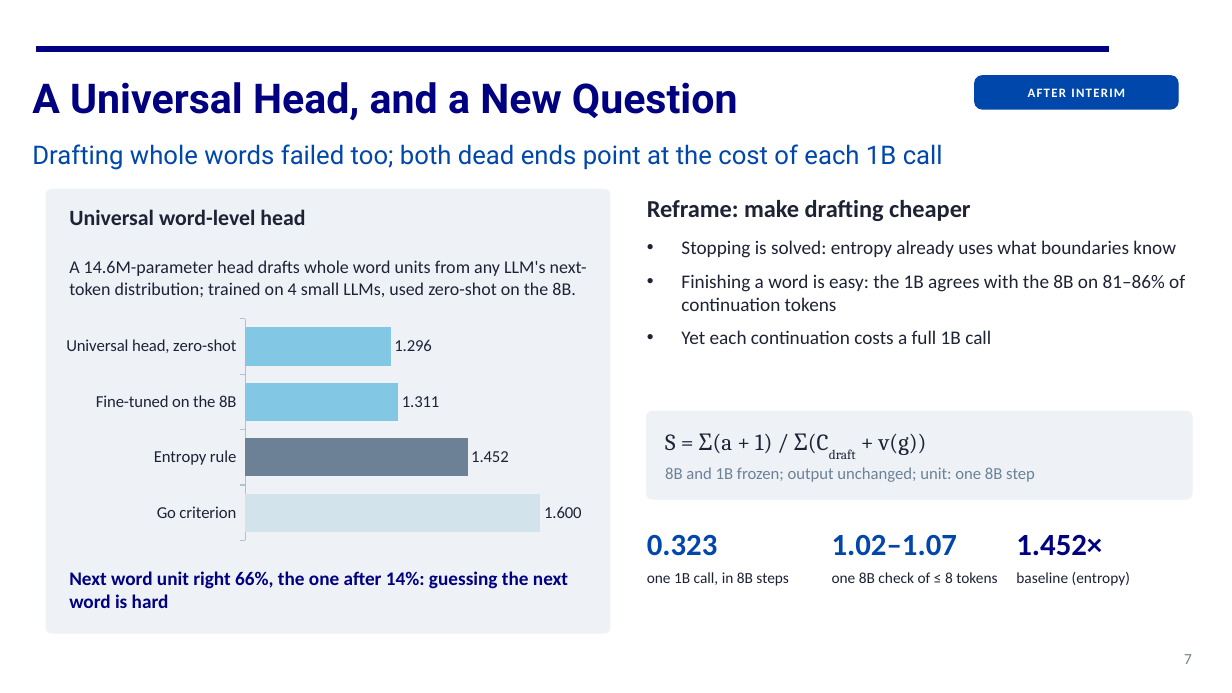
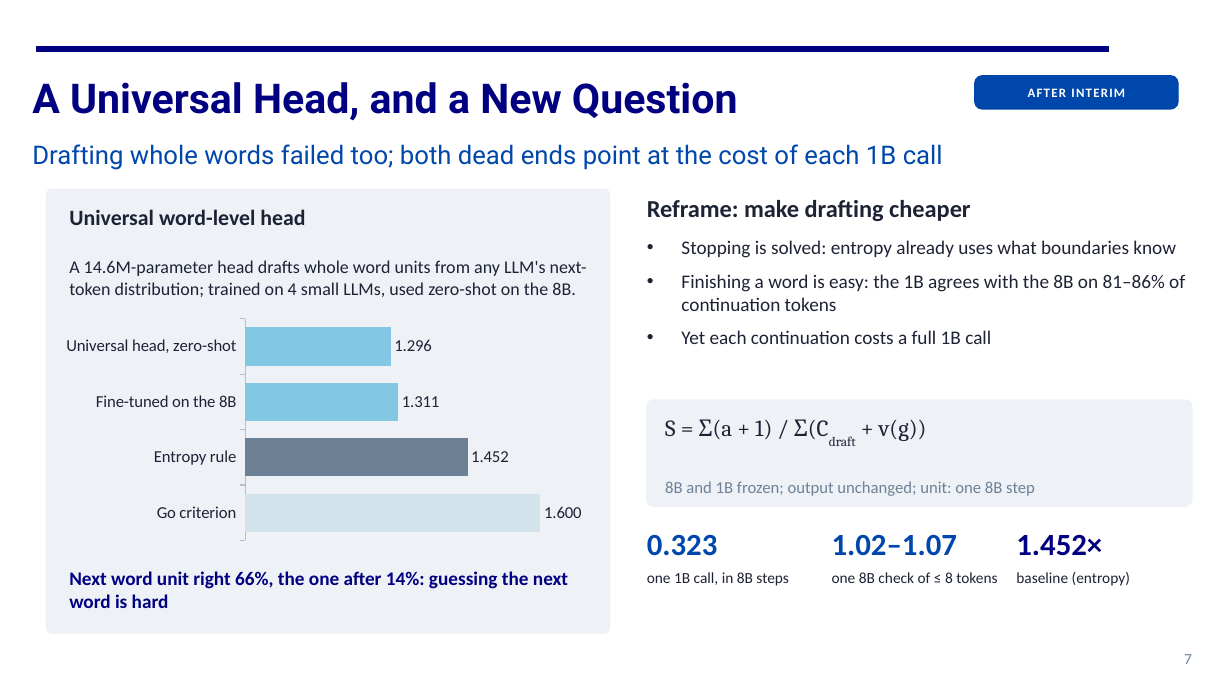
Before and after one commit to https-kanika/Linguistically-guided-MTP, a slide deck: slide 7 of docs/presentation/CS769_final_presentation.pptx. Drawn at 1232x693 pixels with LibreOffice and Linux fonts; fonts in the diff are those of the drawing. Boxes give left, top, right and bottom in pixels: in the first picture for what was removed or moved away, otherwise in the second. Text is boxed around its words. In the diff, an @@ line names an element or a change of style, - is before the commit and + after.

```diff
--- a/docs/presentation/CS769_final_presentation.pptx
+++ b/docs/presentation/CS769_final_presentation.pptx
@@ rounded rectangle: place and size @@
-rounded rectangle at <box>647,411,1192,499</box>
+rounded rectangle at <box>647,400,1192,506</box>
@@ text "S = Σ(a + 1) ..." rewrapped from <box>665,433,1035,482</box> to <box>665,419,1035,496</box> @@
```
Also in this commit, not shown: 8 other slides changed, 1 other file.
